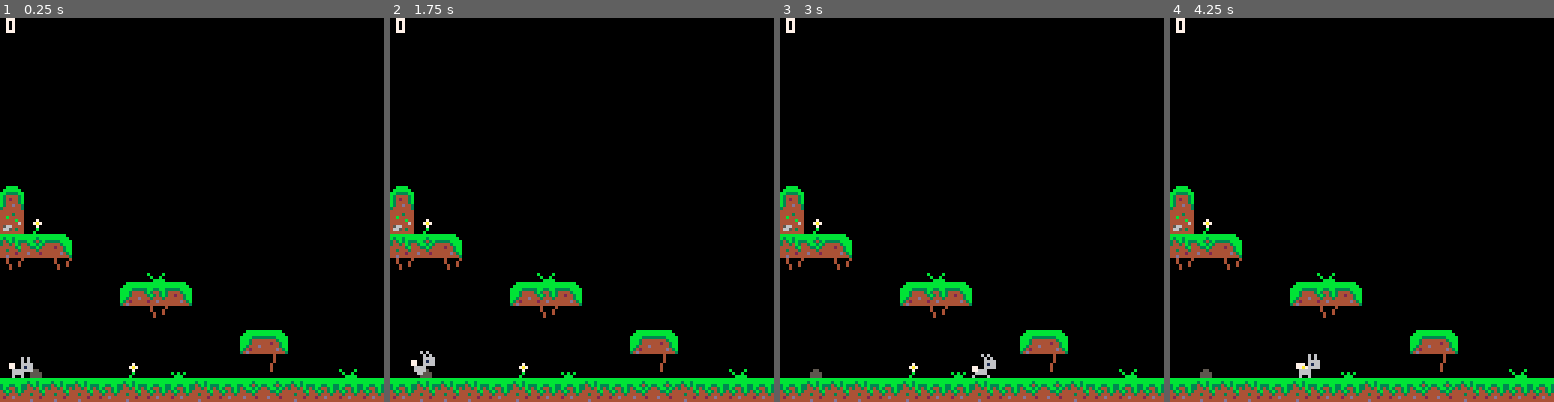
Above: before the commit, frames 1-4 (left to right).
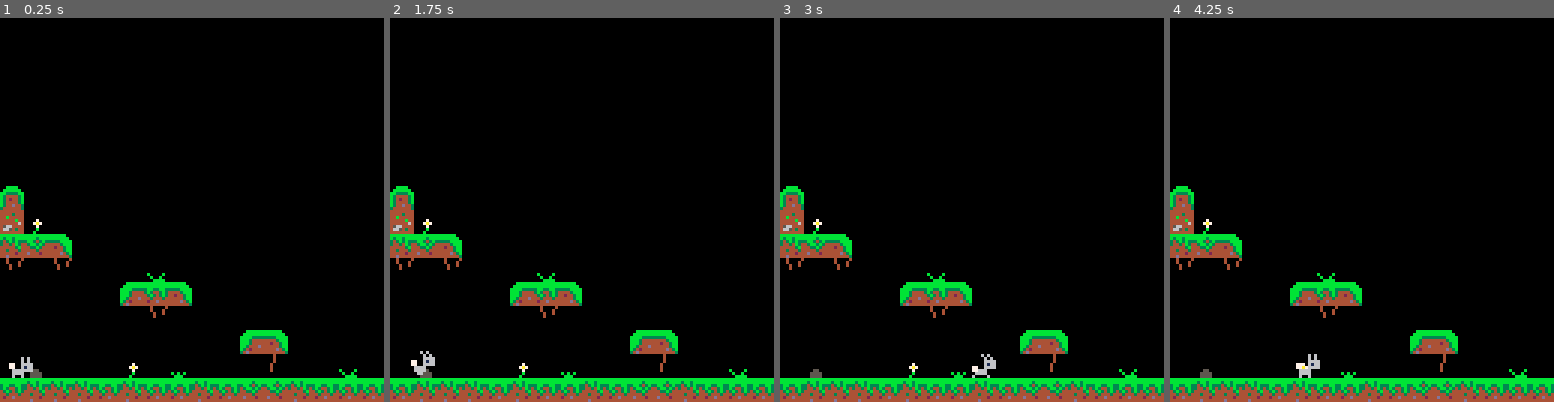
Above: after the commit, the same moments.

Repository: madeso/spelsylt6-hopp
Game: PICO-8 cartridge spelsylt.p8
Two runs of this game, one before a commit and one after it. Both use one fixed random seed, a clock stepped at 60 frames per second and the inputs below.
Inputs:
- Up to frame 1 (0.25 s): no input
- Up to frame 2 (1.75 s): tap X (X key) at 0.33, 1.07 s; tap O (Z key) at 0.7, 1.7 s; hold Right from 1.6 s (still down)
- Up to frame 3 (3 s): tap X (X key) at 1.85, 2.97 s; release Right at 2.1 s; tap O (Z key) at 2.1, 2.5, 2.9 s; hold Right from 2.47 s (still down)
- Up to frame 4 (4.25 s): release Right at 3.03 s; hold Left 3.08-3.58 s; tap O (Z key) at 3.3, 3.7, 4.1 s; hold Right from 4.02 s (still down); tap X (X key) at 4.08 s

The runs differ from the first frame. In frame 1, less than 0.1% of the frame differs, in the area x 1-4%, y 0-4%; in frame 2, less than 0.1%; in frame 3, less than 0.1%; in frame 4, less than 0.1%.

Commit message:
fix: made happy palette a bit darker

Diff:
--- a/spelsylt.p8
+++ b/spelsylt.p8
@@ -12,11 +12,17 @@
 function _init()
 	dbg = ""
 	scn = 0
+	bkg_blue = 12
 	title_index = nil
 	_lastt = time()
 	p_car = 0
 	music_index = nil
 	lvl_init()
+	make_darker(12)
+end
+
+function make_darker(i)
+	pal(i, i+128,1)
 end
 
 function msc_sad()
@@ -52,16 +58,16 @@
 			msc_happy()
 			-- change text!
 			scn = 4
-			bkg_color = 12
+			bkg_color = bkg_blue
 		end
 	elseif scn == 4 then
-		bkg_color = 12
+		bkg_color = bkg_blue
 		if pl.x > 990 then
 			popup = "nu kan jag ge mor░tter\ntill mina harv∧nner!"
 			scn = 5
 		end
 	elseif scn == 5 then
-		bkg_color = 12
+		bkg_color = bkg_blue
 		if pl.x < 160 then
 			title_index = 42
 			scn = 6
@@ -137,7 +143,7 @@
 			clear_upper()
 		elseif scn == 4 then
 			msc_happy()
-			bkg_color = 12
+			bkg_color = bkg_blue
 			har_text =
 			{
 				"kan du hitta\nmor░terna?",
@@ -307,7 +313,7 @@
 
 function _draw()
 	if title_index != nil then
-		cls(1)
+		cls(0)
 		if title_index == 42 then
 			sweprint("tack f░r att du spelat", 20, 25, 7)
 			sweprint("hararna fr…n", 20, 40, 7)
@@ -340,7 +346,9 @@
 	draw_carrots()
 	draw_harar()
 	spr(pl.sp, pl.x-(8-pl.w)/2, pl.y+o,1,1,pl.flp)
-	print(p_car, 2+cam.cx, 0, 7)
+	if p_car > 0 then
+		print(p_car, 2+cam.cx, 0, 7)
+	end
 
 	if popup != nil then
 		print_popup()
Not shown, changed: the thumbnail (__label__) section of spelsylt.p8
